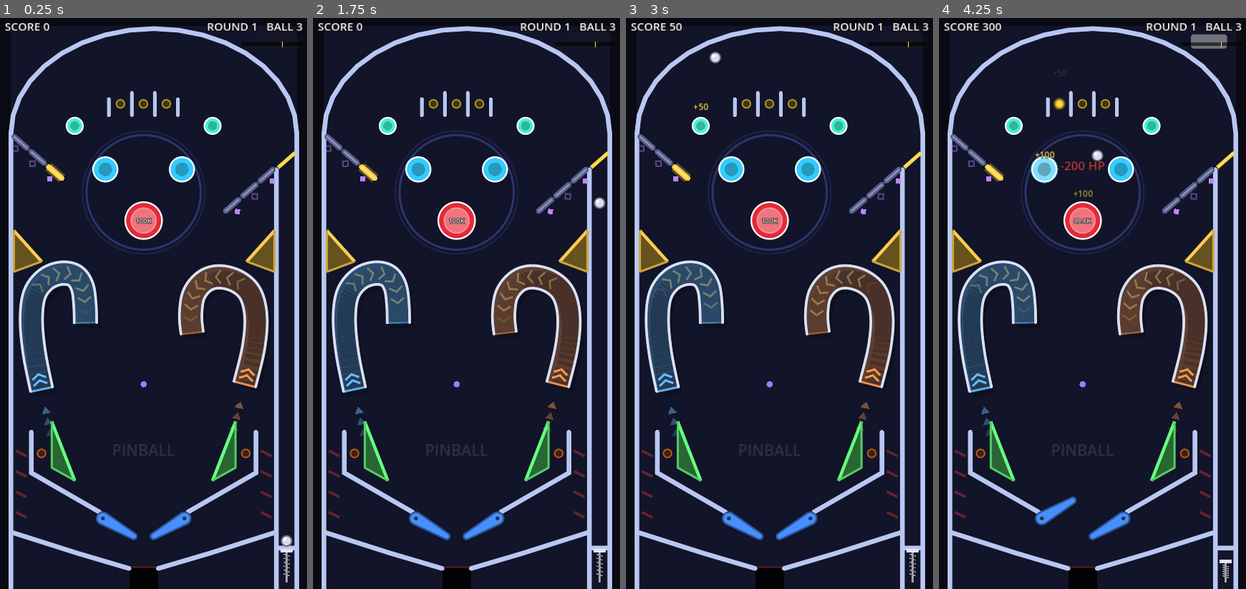
Above: before the commit, frames 1-4 (left to right).
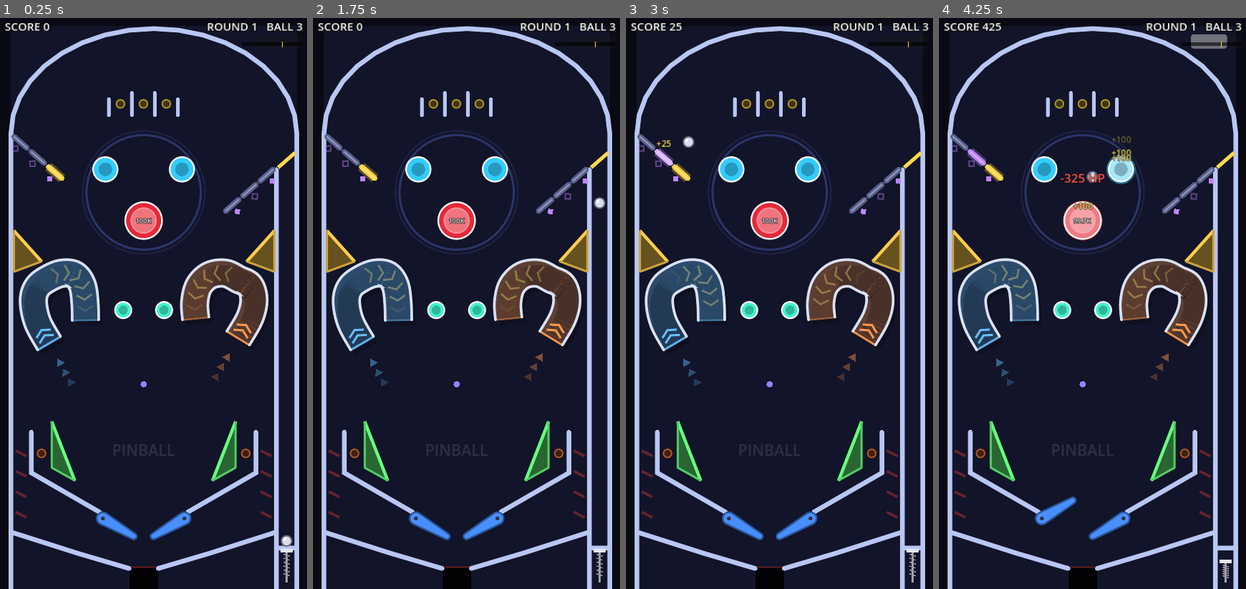
Above: after the commit, the same moments.

Repository: sessaregoAldo/PinRogue
Game: Godot game, scene res://scenes/main.tscn
Two runs of this game, one before a commit and one after it. Both use one fixed random seed, a clock stepped at 60 frames per second and the inputs below.
Inputs (mouse positions are in pixels of both pictures, inside the frame that each line leads up to):
- Up to frame 1 (0.25 s): no input
- Up to frame 2 (1.75 s): tap Enter (ui_accept) at 0.5, 0.77 s; move the mouse to (534, 274) at 0.52 s; hold M (flipper_right) 0.53-1.25 s; hold Space (launch) 0.53-1.25 s; click (534, 274) at 0.67 s; drag from (405, 332) to (417, 172) at 1.27 s
- Up to frame 3 (3 s): move the mouse to (810, 177) at 2.02 s; hold M (flipper_right) 2.03-2.75 s; tap 2 at 2.1 s; drag from (764, 417) to (807, 172) at 2.77 s
- Up to frame 4 (4.25 s): move the mouse to (1184, 389) at 3.52 s; hold Z (flipper_left) from 3.53 s (still down); hold Space (launch) from 3.53 s (still down); tap Enter (ui_accept) at 3.77 s

The runs differ from the first frame. In frame 1, 5.2% of the frame differs, in the area x 6-88%, y 17-74%; in frame 2, 5.2%; in frame 3, 5.5%; in frame 4, 7.2%, in the area x 6-88%, y 0-74%.

Commit message:
Raise and angle loop entrances, mini bumpers back to the middle
- Loop mouths moved up ~90 px and angled ~30 degrees toward the opposite
  flipper, 52 px wide, without the corner posts that deflected near-miss
  shots. In a fan of 80 cross shots per side, 9 and 8 now enter (was 2).
- Mini bumpers back to the lower middle, just above the loop entrances,
  leaving a lane to the boss between them.

Co-Authored-By: Claude Opus 5.5 <noreply@anthropic.com>

Diff:
--- a/scenes/main.tscn
+++ b/scenes/main.tscn
@@ -20,99 +20,109 @@
 [ext_resource type="Script" path="res://scripts/button_bank.gd" id="18_bank"]
 [ext_resource type="Script" path="res://scripts/target_button.gd" id="19_button"]
 
-[sub_resource type="PhysicsMaterial" id="PhysicsMaterial_yp5vg"]
+[sub_resource type="PhysicsMaterial" id="PhysicsMaterial_wcrk6"]
 friction = 0.2
 bounce = 0.25
 
-[sub_resource type="PhysicsMaterial" id="PhysicsMaterial_mt7g6"]
+[sub_resource type="PhysicsMaterial" id="PhysicsMaterial_01wqa"]
 friction = 0.2
 bounce = 0.25
 
-[sub_resource type="PhysicsMaterial" id="PhysicsMaterial_iw1oi"]
-friction = 0.2
-
-[sub_resource type="PhysicsMaterial" id="PhysicsMaterial_yj80c"]
+[sub_resource type="PhysicsMaterial" id="PhysicsMaterial_1am51"]
+friction = 0.2
+
+[sub_resource type="PhysicsMaterial" id="PhysicsMaterial_wmgir"]
 friction = 0.2
 bounce = 0.25
 
-[sub_resource type="PhysicsMaterial" id="PhysicsMaterial_onwic"]
+[sub_resource type="PhysicsMaterial" id="PhysicsMaterial_ruyaa"]
 friction = 0.2
 bounce = 0.25
 
-[sub_resource type="PhysicsMaterial" id="PhysicsMaterial_kjmm7"]
+[sub_resource type="PhysicsMaterial" id="PhysicsMaterial_lq05s"]
 friction = 0.2
 bounce = 0.25
 
-[sub_resource type="PhysicsMaterial" id="PhysicsMaterial_wsg4w"]
+[sub_resource type="PhysicsMaterial" id="PhysicsMaterial_7o8pi"]
 friction = 0.2
 bounce = 0.1
 
-[sub_resource type="PhysicsMaterial" id="PhysicsMaterial_vwdjf"]
+[sub_resource type="PhysicsMaterial" id="PhysicsMaterial_lk1aq"]
 friction = 0.2
 bounce = 0.1
 
-[sub_resource type="PhysicsMaterial" id="PhysicsMaterial_uekv2"]
-friction = 0.2
-bounce = 0.25
-
-[sub_resource type="PhysicsMaterial" id="PhysicsMaterial_tl8h7"]
-friction = 0.2
-bounce = 0.25
-
-[sub_resource type="PhysicsMaterial" id="PhysicsMaterial_73frh"]
-friction = 0.2
-bounce = 0.4
-
-[sub_resource type="PhysicsMaterial" id="PhysicsMaterial_a6sbu"]
-friction = 0.2
-bounce = 0.4
-
-[sub_resource type="PhysicsMaterial" id="PhysicsMaterial_t8w1q"]
-friction = 0.2
-bounce = 0.4
-
-[sub_resource type="PhysicsMaterial" id="PhysicsMaterial_dui4o"]
-friction = 0.2
-bounce = 0.4
-
-[sub_resource type="PhysicsMaterial" id="PhysicsMaterial_n46wb"]
+[sub_resource type="PhysicsMaterial" id="PhysicsMaterial_kq8j6"]
+friction = 0.2
+bounce = 0.4
+
+[sub_resource type="PhysicsMaterial" id="PhysicsMaterial_1yrug"]
+friction = 0.2
+bounce = 0.4
+
+[sub_resource type="PhysicsMaterial" id="PhysicsMaterial_qvjmk"]
+friction = 0.2
+bounce = 0.4
+
+[sub_resource type="PhysicsMaterial" id="PhysicsMaterial_k1b8x"]
+friction = 0.2
+bounce = 0.4
+
+[sub_resource type="PhysicsMaterial" id="PhysicsMaterial_vmj5e"]
 friction = 0.2
 bounce = 0.6
 
-[sub_resource type="PhysicsMaterial" id="PhysicsMaterial_86p58"]
+[sub_resource type="PhysicsMaterial" id="PhysicsMaterial_cr38a"]
 bounce = 0.3
 
-[sub_resource type="PhysicsMaterial" id="PhysicsMaterial_q5ghs"]
+[sub_resource type="PhysicsMaterial" id="PhysicsMaterial_32g22"]
 bounce = 0.3
 
-[sub_resource type="PhysicsMaterial" id="PhysicsMaterial_8dfl6"]
+[sub_resource type="PhysicsMaterial" id="PhysicsMaterial_r40jw"]
 bounce = 0.3
 
-[sub_resource type="PhysicsMaterial" id="PhysicsMaterial_my1dg"]
+[sub_resource type="PhysicsMaterial" id="PhysicsMaterial_h8tm3"]
 bounce = 0.3
 
-[sub_resource type="PhysicsMaterial" id="PhysicsMaterial_luboe"]
+[sub_resource type="PhysicsMaterial" id="PhysicsMaterial_yje21"]
 bounce = 0.3
 
-[sub_resource type="PhysicsMaterial" id="PhysicsMaterial_oym3k"]
-bounce = 0.4
-
-[sub_resource type="PhysicsMaterial" id="PhysicsMaterial_2eyxk"]
-bounce = 0.4
-
-[sub_resource type="PhysicsMaterial" id="PhysicsMaterial_650t0"]
-bounce = 0.4
-
-[sub_resource type="PhysicsMaterial" id="PhysicsMaterial_568c5"]
-bounce = 0.4
-
-[sub_resource type="PhysicsMaterial" id="PhysicsMaterial_q1vq7"]
+[sub_resource type="PhysicsMaterial" id="PhysicsMaterial_wqama"]
+bounce = 0.4
+
+[sub_resource type="PhysicsMaterial" id="PhysicsMaterial_ricip"]
+bounce = 0.4
+
+[sub_resource type="PhysicsMaterial" id="PhysicsMaterial_4p2n8"]
+bounce = 0.4
+
+[sub_resource type="PhysicsMaterial" id="PhysicsMaterial_hymvj"]
+bounce = 0.4
+
+[sub_resource type="PhysicsMaterial" id="PhysicsMaterial_6o202"]
+bounce = 0.45
+
+[sub_resource type="PhysicsMaterial" id="PhysicsMaterial_r5c70"]
+bounce = 0.45
+
+[sub_resource type="PhysicsMaterial" id="PhysicsMaterial_y2p88"]
+bounce = 0.45
+
+[sub_resource type="PhysicsMaterial" id="PhysicsMaterial_siq8j"]
+bounce = 0.45
+
+[sub_resource type="PhysicsMaterial" id="PhysicsMaterial_i2ql7"]
+bounce = 0.45
+
+[sub_resource type="PhysicsMaterial" id="PhysicsMaterial_r1h1y"]
+bounce = 0.45
+
+[sub_resource type="PhysicsMaterial" id="PhysicsMaterial_lucyc"]
 friction = 0.6
 
-[sub_resource type="PhysicsMaterial" id="PhysicsMaterial_gt3f4"]
+[sub_resource type="PhysicsMaterial" id="PhysicsMaterial_3u8ik"]
 friction = 0.6
 
-[sub_resource type="PhysicsMaterial" id="PhysicsMaterial_sn60x"]
+[sub_resource type="PhysicsMaterial" id="PhysicsMaterial_60mu4"]
 friction = 0.15
 bounce = 0.2
 
@@ -126,26 +136,26 @@
 
 [node name="OuterWall" type="StaticBody2D" parent="Walls"]
 collision_mask = 0
-physics_material_override = SubResource("PhysicsMaterial_yp5vg")
+physics_material_override = SubResource("PhysicsMaterial_wcrk6")
 script = ExtResource("2_wall")
 points = PackedVector2Array(20, 1120, 20, 230, 24.3, 194.4, 36.9, 159.9, 57.5, 127.5, 85.5, 98.2, 120, 73, 160, 52.5, 204.2, 37.4, 251.4, 28.1, 300, 25, 348.6, 28.1, 395.8, 37.4, 440, 52.5, 480, 73, 514.5, 98.2, 542.5, 127.5, 563.1, 159.9, 575.7, 194.4, 580, 230, 580, 1120)
 
 [node name="ShooterLaneWall" type="StaticBody2D" parent="Walls"]
 collision_mask = 0
-physics_material_override = SubResource("PhysicsMaterial_mt7g6")
+physics_material_override = SubResource("PhysicsMaterial_01wqa")
 script = ExtResource("2_wall")
 points = PackedVector2Array(540, 1120, 540, 300)
 
 [node name="ShooterLaneFloor" type="StaticBody2D" parent="Walls"]
 collision_mask = 0
-physics_material_override = SubResource("PhysicsMaterial_iw1oi")
+physics_material_override = SubResource("PhysicsMaterial_1am51")
 script = ExtResource("2_wall")
 points = PackedVector2Array(540, 1040, 580, 1040)
 bounce = 0.0
 
 [node name="ShooterGate" type="StaticBody2D" parent="Walls"]
 collision_mask = 0
-physics_material_override = SubResource("PhysicsMaterial_yj80c")
+physics_material_override = SubResource("PhysicsMaterial_wmgir")
 script = ExtResource("2_wall")
 points = PackedVector2Array(544, 296, 576, 268)
 thickness = 6.0
@@ -153,33 +163,33 @@
 
 [node name="LeftInlaneGuide" type="StaticBody2D" parent="Walls"]
 collision_mask = 0
-physics_material_override = SubResource("PhysicsMaterial_onwic")
+physics_material_override = SubResource("PhysicsMaterial_ruyaa")
 script = ExtResource("2_wall")
 points = PackedVector2Array(60, 813, 60, 893, 194, 970)
 
 [node name="RightInlaneGuide" type="StaticBody2D" parent="Walls"]
 collision_mask = 0
-physics_material_override = SubResource("PhysicsMaterial_kjmm7")
+physics_material_override = SubResource("PhysicsMaterial_lq05s")
 script = ExtResource("2_wall")
 points = PackedVector2Array(500, 813, 500, 893, 366, 970)
 
 [node name="FunnelLeft" type="StaticBody2D" parent="Walls"]
 collision_mask = 0
-physics_material_override = SubResource("PhysicsMaterial_wsg4w")
+physics_material_override = SubResource("PhysicsMaterial_7o8pi")
 script = ExtResource("2_wall")
 points = PackedVector2Array(24, 1010, 150, 1050, 252, 1080)
 bounce = 0.1
 
 [node name="FunnelRight" type="StaticBody2D" parent="Walls"]
 collision_mask = 0
-physics_material_override = SubResource("PhysicsMaterial_vwdjf")
+physics_material_override = SubResource("PhysicsMaterial_lk1aq")
 script = ExtResource("2_wall")
 points = PackedVector2Array(536, 1010, 410, 1050, 308, 1080)
 bounce = 0.1
 
 [node name="TopLaneGuide1" type="StaticBody2D" parent="Walls"]
 collision_mask = 0
-physics_material_override = SubResource("PhysicsMaterial_73frh")
+physics_material_override = SubResource("PhysicsMaterial_kq8j6")
 script = ExtResource("2_wall")
 points = PackedVector2Array(212, 162, 212, 195)
 thickness = 6.0
@@ -241,9 +251,9 @@
 hit_pitch = 0.7
 
 [node name="MiniBumperLeft" parent="Bumpers" instance=ExtResource("5_bumper")]
-position = Vector2(145, 215)
-collision_mask = 0
-physics_material_override = SubResource("PhysicsMaterial_my1dg")
+position = Vector2(240, 575)
+collision_mask = 0
+physics_material_override = SubResource("PhysicsMaterial_h8tm3")
 radius = 16.0
 kick_strength = 600.0
 score_value = 50
@@ -251,9 +261,9 @@
 color = Color(0.25, 0.95, 0.8, 1)
 
 [node name="MiniBumperRight" parent="Bumpers" instance=ExtResource("5_bumper")]
-position = Vector2(415, 215)
-collision_mask = 0
-physics_material_override = SubResource("PhysicsMaterial_luboe")
+position = Vector2(320, 575)
+collision_mask = 0
+physics_material_override = SubResource("PhysicsMaterial_yje21")
 radius = 16.0
 kick_strength = 600.0
 score_value = 50
@@ -358,39 +368,52 @@
 script = ExtResource("18_bank")
 
 [node name="ButtonL1" type="StaticBody2D" parent="Buttons"]
+collision_mask = 0
+physics_material_override = SubResource("PhysicsMaterial_6o202")
 script = ExtResource("19_button")
 point_a = Vector2(26, 236)
 point_b = Vector2(51.6, 258.3)
 
 [node name="ButtonL2" type="StaticBody2D" parent="Buttons"]
+collision_mask = 0
+physics_material_override = SubResource("PhysicsMaterial_r5c70")
 script = ExtResource("19_button")
 point_a = Vector2(59.9, 265.6)
 point_b = Vector2(85.6, 287.9)
 
 [node name="ButtonL3" type="StaticBody2D" parent="Buttons"]
+collision_mask = 0
+physics_material_override = SubResource("PhysicsMaterial_y2p88")
 script = ExtResource("19_button")
 point_a = Vector2(93.9, 295.1)
 point_b = Vector2(119.5, 317.5)
 
 [node name="ButtonR1" type="StaticBody2D" parent="Buttons"]
+collision_mask = 0
+physics_material_override = SubResource("PhysicsMaterial_siq8j")
 script = ExtResource("19_button")
 point_a = Vector2(534, 300)
 point_b = Vector2(508.4, 322.3)
 
 [node name="ButtonR2" type="StaticBody2D" parent="Buttons"]
+collision_mask = 0
+physics_material_override = SubResource("PhysicsMaterial_i2ql7")
 script = ExtResource("19_button")
 point_a = Vector2(500.1, 329.6)
 point_b = Vector2(474.4, 351.9)
 
 [node name="ButtonR3" type="StaticBody2D" parent="Buttons"]
+collision_mask = 0
+physics_material_override = SubResource("PhysicsMaterial_r1h1y")
 script = ExtResource("19_button")
 point_a = Vector2(466.2, 359.1)
 point_b = Vector2(440.5, 381.5)
 
 [node name="TunnelLeft" parent="." instance=ExtResource("7_tunnel")]
 z_index = 5
-path = PackedVector2Array(80, 730, 66, 660, 60, 595, 66, 545, 88, 515, 118, 503, 145, 508, 160, 530, 165, 565, 166, 600)
-width = 44.0
+path = PackedVector2Array(95, 640, 72, 598, 64, 557, 72, 530, 94, 513, 120, 503, 145, 506, 160, 527, 165, 560, 166, 595)
+width = 52.0
+entrance_posts = false
 min_entry_speed = 250.0
 entry_angle_deg = 65.0
 exit_max_speed = 350.0
@@ -398,8 +421,9 @@
 
 [node name="TunnelRight" parent="." instance=ExtResource("7_tunnel")]
 z_index = 7
-path = PackedVector2Array(478, 720, 495, 650, 500, 590, 490, 545, 465, 520, 430, 510, 400, 518, 378, 545, 372, 585, 375, 620)
-width = 44.0
+path = PackedVector2Array(465, 630, 488, 590, 496, 555, 488, 527, 466, 515, 440, 503, 410, 507, 388, 528, 380, 560, 382, 592)
+width = 52.0
+entrance_posts = false
 rail_layer = 5
 min_entry_speed = 250.0
 entry_angle_deg = 65.0
@@ -410,15 +434,11 @@
 
 [node name="FlipperLeft" parent="." instance=ExtResource("4_flipper")]
 position = Vector2(200, 982)
-collision_mask = 0
-physics_material_override = SubResource("PhysicsMaterial_q1vq7")
-sync_to_physics = false
+physics_material_override = SubResource("PhysicsMaterial_lucyc")
 
 [node name="FlipperRight" parent="." instance=ExtResource("4_flipper")]
 position = Vector2(360, 982)
-collision_mask = 0
-physics_material_override = SubResource("PhysicsMaterial_gt3f4")
-sync_to_physics = false
+physics_material_override = SubResource("PhysicsMaterial_3u8ik")
 side = 1
 
 [node name="Plunger" type="Area2D" parent="."]
Not shown: 11 places in scenes/main.tscn that only renumber resources
Not shown, changed: docs/index.pck
